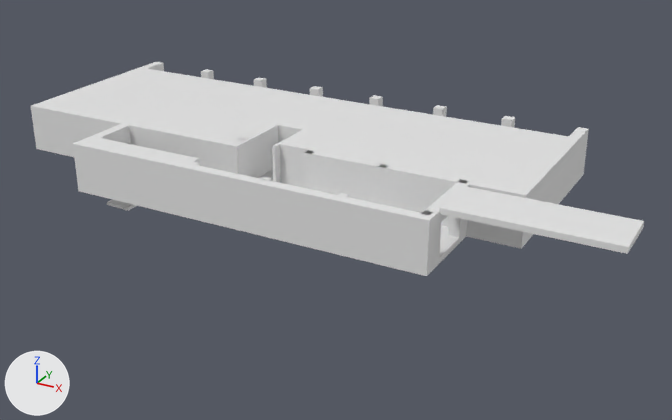
Two versions of the OBJ model models/koyo/3dMap_cafe_2F.obj, one commit apart.
Camera for both pictures: a 50 mm lens placed at (-23.7, -27.3, 28.5), pointed at (-52.1, 24.4, 2.6). Arrows for +X, +Y and +Z are at lower left; the lights stay in place. Where no turn or scale is listed for an object, it has been applied to the vertices.

Objects in the first picture: 'ceiling_B3_立方体.075', 'floor_C_2F_立方体.069', 'pillar_C_1F-2.001_立方体.103', 'wall_C_2F_立方体.110'.
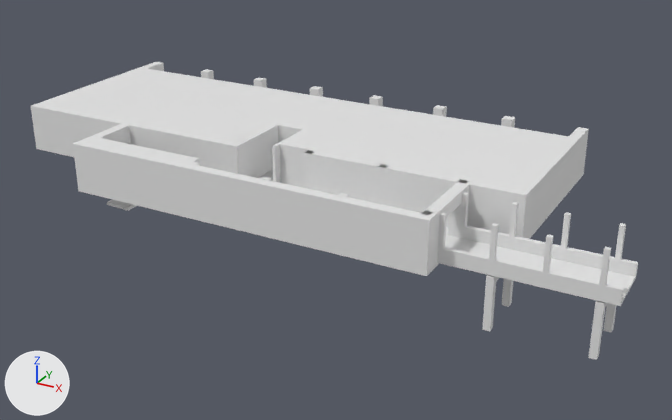
Boxes (x1, y1, x2, y2) around the edits, measured in the pictures (672 x 420 px):
'ceiling_B3_立方体.075', deleted: before (440, 186, 644, 254)
'underWindow_B3-1_立方体.078', added: after (442, 226, 615, 297)
'floor_B3_立方体.070', added: after (437, 238, 636, 306)
'pillar_B3_立方体.072', added: after (437, 192, 626, 299)
'base_B3_立方体.077', added: after (482, 275, 617, 360)
'underWindow_B3-2_立方体.084', added: after (603, 259, 638, 303)

The edits, one by one:
Mesh me_underwindow_b3_2_立方体_084 is new.
It consists of a box spanning x -32.03..-31.12, y 19.87..20.17, z 4.87..5.62; a box spanning x -32.03..-31.12, y 16.58..16.88, z 4.87..5.62.
Mesh me_underwindow_b3_1_立方体_078 is new.
It has 48 vertices, 72 faces and spans x -41.02..-32.32, y 16.58..20.17, z 4.87..5.62.
Mesh me_pillar_b3_立方体_072 is new.
It consists of a box spanning x -32.32..-32.02, y 19.88..20.17, z 4.87..7.69; a box spanning x -35.32..-35.02, y 19.88..20.17, z 4.87..7.69; a box spanning x -38.32..-38.02, y 19.88..20.17, z 4.87..7.69; a box spanning x -41.32..-41.02, y 19.88..20.17, z 4.87..7.69; a box spanning x -32.32..-32.02, y 16.58..16.88, z 4.87..7.69; a box spanning x -35.32..-35.02, y 16.58..16.88, z 4.87..7.69; a box spanning x -38.32..-38.02, y 16.58..16.88, z 4.87..7.69; a box spanning x -41.32..-41.02, y 16.58..16.88, z 4.87..7.69.
Mesh me_floor_b3_立方体_070 is new.
It is a box spanning x -41.32..-31.12, y 16.58..20.17, z 4.69..4.87.
Mesh me_base_b3_立方体_077 is new.
It has 48 vertices, 88 faces and spans x -38.4..-31.95, y 16.55..20.2, z 1.2..4.6.
Object 'ceiling_B3_立方体.075' (ob_ceiling_b3_立方体_075) is deleted.
Object 'underWindow_B3-2_立方体.084' (ob_underwindow_b3_2_立方体_084) is new; it shows me_underwindow_b3_2_立方体_084.
Its location is (0.0, 0.0, 0.0).
Object 'underWindow_B3-1_立方体.078' (ob_underwindow_b3_1_立方体_078) is new; it shows me_underwindow_b3_1_立方体_078.
Its location is (0.0, 0.0, 0.0).
Object 'pillar_B3_立方体.072' (ob_pillar_b3_立方体_072) is new; it shows me_pillar_b3_立方体_072.
Its location is (0.0, 0.0, 0.0).
Object 'floor_B3_立方体.070' (ob_floor_b3_立方体_070) is new; it shows me_floor_b3_立方体_070.
Its location is (0.0, 0.0, 0.0).
Object 'base_B3_立方体.077' (ob_base_b3_立方体_077) is new; it shows me_base_b3_立方体_077.
Its location is (0.0, 0.0, 0.0).
